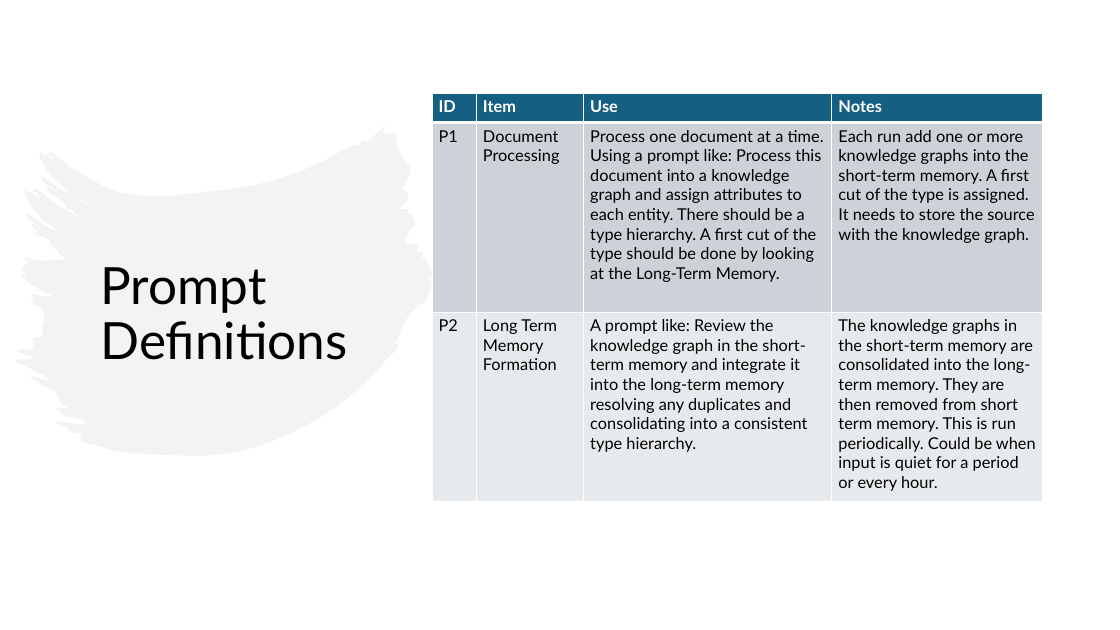
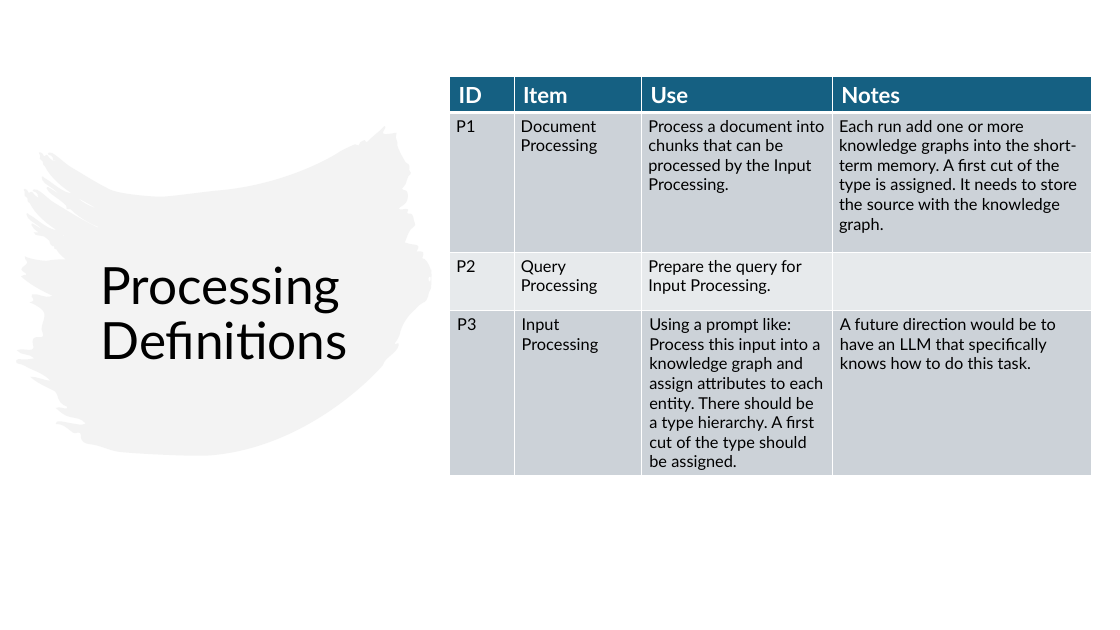
Before and after one commit to OwlSaver/GWU, a slide deck: slide 8 of Praxis/Advisor/Session 7/Wacey Michal Praxis Methodology V2.pptx (slide 9 before the commit). Drawn at 1120x630 pixels with LibreOffice and Linux fonts; fonts in the diff are those of the drawing. Boxes give left, top, right and bottom in pixels: in the first picture for what was removed or moved away, otherwise in the second. Text is boxed around its words. In the diff, an @@ line names an element or a change of style, - is before the commit and + after.

```diff
--- a/Praxis/Advisor/Session 7/Wacey Michal Praxis Methodology V2.pptx
+++ b/Praxis/Advisor/Session 7/Wacey Michal Praxis Methodology V2.pptx
@@ table at (x1=450, y1=77, x2=1092, y2=476) @@
-row 2: P1 | Document Processing | Process one document at a time. Using a prompt like: Process this document into a knowledge graph and assign attributes to each entity. There should be a type hierarchy. A first cut of the type should be done by looking at the Long-Term Memory. | Each run add one or more knowledge graphs into the short-term memory. A first cut of the type is assigned. It needs to store the source with the knowledge graph.
-row 3: P2 | Long Term Memory Formation | A prompt like: Review the knowledge graph in the short-term memory and integrate it into the long-term memory resolving any duplicates and consolidating into a consistent type hierarchy. | The knowledge graphs in the short-term memory are consolidated into the long-term memory. They are then removed from short term memory. This is run periodically. Could be when input is quiet for a period or every hour.
+row 2: P1 | Document Processing | Process a document into chunks that can be processed by the Input Processing. | Each run add one or more knowledge graphs into the short-term memory. A first cut of the type is assigned. It needs to store the source with the knowledge graph.
+row 3: P2 | Query Processing | Prepare the query for Input Processing. | 
+row 4: P3 | Input Processing | Using a prompt like: Process this input into a knowledge graph and assign attributes to each entity. There should be a type hierarchy. A first cut of the type should be assigned. | A future direction would be to have an LLM that specifically knows how to do this task.
@@ table resized from (x1=432, y1=93, x2=1044, y2=502) to (x1=450, y1=77, x2=1092, y2=476) @@
@@ title at (x1=100, y1=266, x2=347, y2=360): text changed @@
-Prompt Definitions
+Processing Definitions
```
Also in this commit, not shown: 6 other slides changed, 1 slide added, 1 slide removed, 3 other files.
